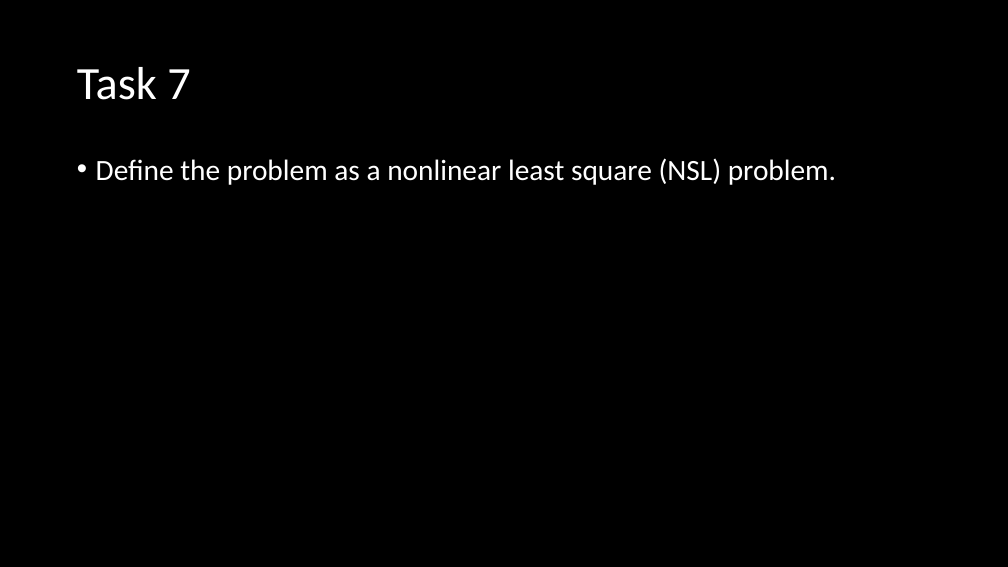
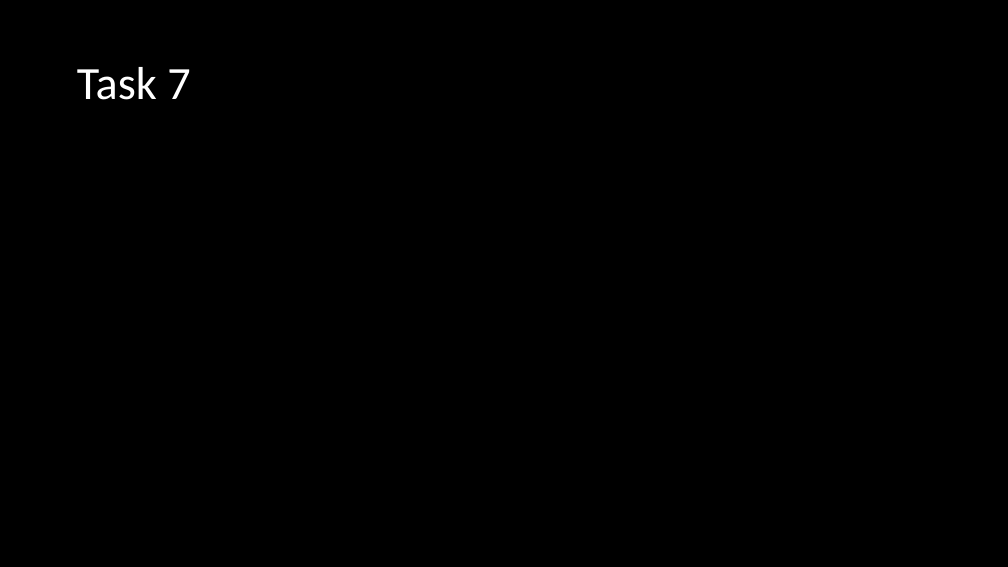
Before and after one commit to bidlekm/optimization_assignment, a slide deck: slide 11 of Ice Sheet Modeling and Optimization.pptx. Drawn at 1008x567 pixels with LibreOffice and Linux fonts; fonts in the diff are those of the drawing; grey boxes stand for pictures; background and template pictures are left out. Boxes give left, top, right and bottom in pixels: in the first picture for what was removed or moved away, otherwise in the second. Text is boxed around its words. In the diff, an @@ line names an element or a change of style, - is before the commit and + after.

```diff
--- a/Ice Sheet Modeling and Optimization.pptx
+++ b/Ice Sheet Modeling and Optimization.pptx
@@ text removed at (96,158,836,185) @@
-• Define the problem as a nonlinear least square (NSL) problem.
```
Also in this commit, not shown: 3 other slides changed, 1 other file.
